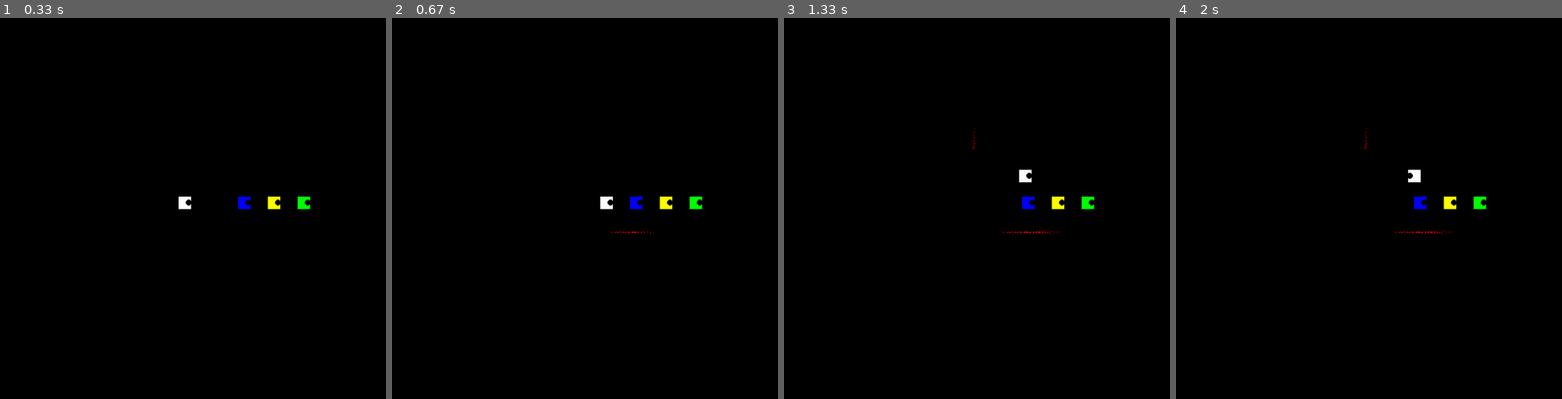
Above: before the commit, frames 1-4 (left to right).
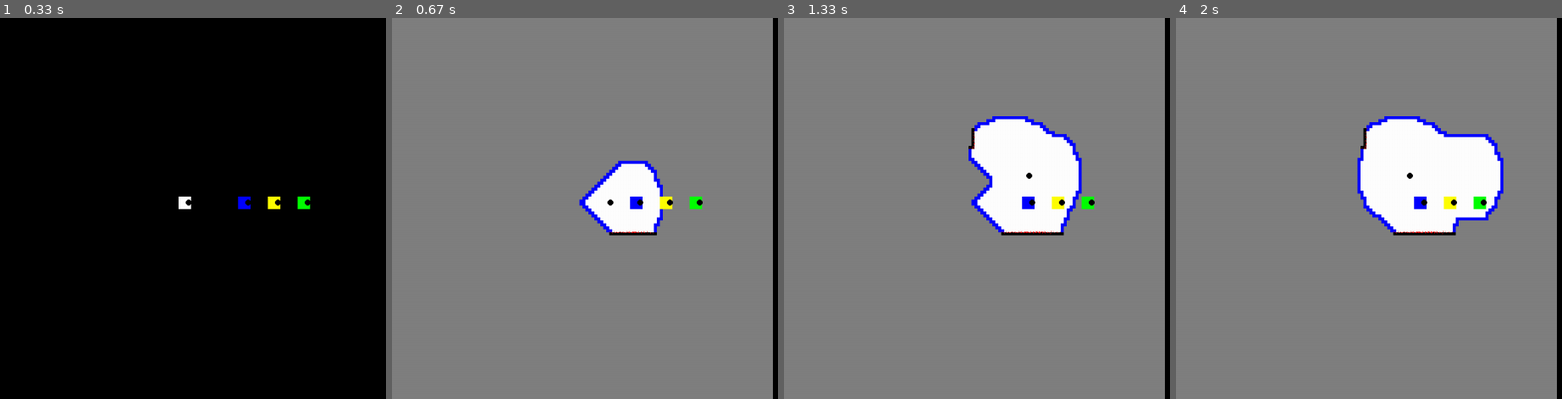
Above: after the commit, the same moments.

Repository: LuisPeMoraRod/drones_exploration_sim
Game: pygame game, started from src/simulation/main.py
Two runs of this game, one before a commit and one after it. Both use one fixed random seed, a clock stepped at 60 frames per second and the inputs below.
Inputs:
- Up to frame 1 (0.33 s): no input
- Up to frame 2 (0.67 s): hold Right from 0.33 s (still down)
- Up to frame 3 (1.33 s): release Right at 0.8 s; hold Up 0.83-1.13 s; hold Right from 1.17 s (still down)
- Up to frame 4 (2 s): release Right at 1.63 s; hold Left from 1.67 s (still down)

Frame 1 is identical in both runs. In frame 2, 98% of the frame differs, in the area x 0-99%, y 0-100%; in frame 3, 98%; in frame 4, 98%.

Commit message:
refactor(grid): implement grid as numpy array instead of normal list

Diff:
--- a/src/simulation/constants.py
+++ b/src/simulation/constants.py
@@ -37,11 +37,11 @@
 
 # Grid cell values
 GRID_VALUES: dict = {
-    "UNKNOWN": 0,
-    "FREE": 1,
-    "OBSTACLE": 2,
-    "FRONTIER": 3,
-    "GOAL": 4,
+    "UNKNOWN": -1,
+    "FREE": 0,
+    "OBSTACLE": 1,
+    "FRONTIER": 2,
+    "GOAL": 3,
 }
 
 GRID_CELL_DIMENTIONS: tuple = (5, 5)
--- a/src/simulation/map.py
+++ b/src/simulation/map.py
@@ -1,6 +1,7 @@
 import math
 import pygame
-from constants import COLORS, GRID_CELL_DIMENTIONS
+from constants import COLORS, GRID_CELL_DIMENTIONS, GRID_VALUES
+import numpy as np
 
 
 class Map:
@@ -48,33 +49,35 @@
         for point in self.pointsCloud:
             self.resultMap.set_at(point, COLORS["RED"])
 
-    def showGrid(self, grid: list) -> None:
+    def showGrid(self, grid: np.array) -> None:
         """
         Display the grid on the map.
 
         The grid is a 2D list containing the value of every cell.
-        If the value is 0, the cell is unknown and the color is gray.
-        If the value is 1, the cell is free and the color is white.
-        If the value is 2, the cell is an obstacle and the color is black.
-        If the value is 3, the cell is a frontier and the color is green.
-        If the value is 4, the cell is the goal and the color is blue.
+        If the value of the cell is UNKNOWN, the color is gray.
+        If the value of the cell is FREE, the color is white.
+        If the value of the cell is OBSTACLE, the color is black.
+        If the value of the cell is FRONTIER, the color is blue.
+        If the value of the cell is GOAL, the color is green.
 
         The position of the grid cell is the top left corner of the cell which is a 5 x 5 square.
         """
-        for i in range(len(grid)):
-            for j in range(len(grid[i])):
-                x = j * GRID_CELL_DIMENTIONS[0]
-                y = i * GRID_CELL_DIMENTIONS[1]
-                cell = grid[i][j]
-                if cell == 0:
+        for i in range(grid.shape[0]):
+            for j in range(grid.shape[1]):
+                x = i * GRID_CELL_DIMENTIONS[0]
+                y = j * GRID_CELL_DIMENTIONS[1]
+
+                cell = grid[i, j]
+
+                if cell == GRID_VALUES["UNKNOWN"]:
                     color = COLORS["GRAY"]
-                elif cell == 1:
+                elif cell == GRID_VALUES["FREE"]:
                     color = COLORS["WHITE"]
-                elif cell == 2:
+                elif cell == GRID_VALUES["OBSTACLE"]:
                     color = COLORS["BLACK"]
-                elif cell == 3:
+                elif cell == GRID_VALUES["FRONTIER"]:
                     color = COLORS["BLUE"]
-                elif cell == 4:
+                elif cell == GRID_VALUES["GOAL"]:
                     color = COLORS["RED"]
                 pygame.draw.rect(
                     self.resultMap,
--- a/src/simulation/occupancy_grid.py
+++ b/src/simulation/occupancy_grid.py
@@ -2,6 +2,8 @@
 from constants import GRID_CELL_DIMENTIONS, GRID_VALUES
 from collections import deque
 from map import Map
+import numpy as np
+from scipy.ndimage import convolve
 
 
 class OccupancyGrid:
@@ -50,7 +52,7 @@
             for j in range(0, map.get_width(), GRID_CELL_DIMENTIONS[0]):
                 row.append(GRID_VALUES["UNKNOWN"])
             grid.append(row)
-        return grid
+        return np.array(grid)
 
     def breadthFirstSearch(self, start: list) -> None:
         """
@@ -71,11 +73,11 @@
         while len(flood_fill) > 0:
             current = flood_fill.popleft()  # get the first element of the queue
             if self.isFrontier(current):  # handle frontier cell
-                self.grid[current[1]][current[0]] = GRID_VALUES["FRONTIER"]
+                self.grid[current[0], current[1]] = GRID_VALUES["FRONTIER"]
             for neighbor in self.getNeighbors(current):
                 if neighbor not in reached:
                     if (
-                        self.grid[neighbor[1]][neighbor[0]] == GRID_VALUES["FREE"]
+                        self.grid[neighbor[0], neighbor[1]] == GRID_VALUES["FREE"]
                     ):  # only add free cells to the queue
                         reached.add(neighbor)
                         flood_fill.append(neighbor)
@@ -91,7 +93,12 @@
                     continue
                 x = cell[0] + i
                 y = cell[1] + j
-                if x >= 0 and x < len(self.grid[0]) and y >= 0 and y < len(self.grid):
+                if (
+                    x >= 0
+                    and x < self.grid.shape[0]
+                    and y >= 0
+                    and y < self.grid.shape[1]
+                ):
                     neighbors.append((x, y))
         return neighbors
 
@@ -100,6 +107,32 @@
         Check if a cell is a frontier
         """
         for neighbor in self.getNeighbors(cell):
-            if self.grid[neighbor[1]][neighbor[0]] == GRID_VALUES["UNKNOWN"]:
+            if self.grid[neighbor[0], neighbor[1]] == GRID_VALUES["UNKNOWN"]:
                 return True
         return False
+
+    def findFrontiers(self) -> None:
+        """
+        Find the frontiers of the occupancy grid
+        """
+        frontiers = self.convolution()
+        print(frontiers)
+
+    def convolution(self) -> np.ndarray:
+        """
+        Apply a convolution filter to the grid to find the frontiers
+        """
+        # Define a 3x3 kernel to identify adjacent cells
+        kernel = np.array([[1, 1, 1], [1, 0, 1], [1, 1, 1]])
+
+        # Create a mask for unknown cells
+        unknown_cells = (self.grid == -1).astype(int)
+
+        # Create a mask for free cells
+        free_cells = (self.grid == 0).astype(int)
+
+        # Convolve to find unknown cells adjacent to free cells
+        adjacent_free = convolve(free_cells, kernel, mode="constant", cval=0)
+        frontiers = unknown_cells & (adjacent_free > 0)
+
+        return frontiers
--- a/src/simulation/robot.py
+++ b/src/simulation/robot.py
@@ -71,9 +71,11 @@
         data = self.laser.sense()
         self.grid.setGrid(self.laser.grid)
         self.grid.breadthFirstSearch(self.position)  # find the frontiers
-        # self.environment.showGrid(
-        #     self.grid.getGrid()
-        # )  # Display the exploration grid on the map
+        # debugging find frontiers
+        # self.grid.findFrontiers()
+        self.environment.showGrid(
+            self.grid.getGrid()
+        )  # Display the exploration grid on the map
         self.environment.storeData(data)  # Update the map with the sensor data
 
     def draw(self, surface: pygame.Surface):
--- a/src/simulation/sensors.py
+++ b/src/simulation/sensors.py
@@ -13,7 +13,7 @@
         speed: int,
         x: int,
         y: int,
-        grid: list,
+        grid: np.array,
         direction: int = DIRECTIONS["RIGHT"],
     ) -> None:
         self.range = range
@@ -77,9 +77,9 @@
         """
         Update the value of the cell in the grid.
         """
-        i = y // 5
-        j = x // 5
-        self.grid[i][j] = value
+        i = x // 5
+        j = y // 5
+        self.grid[i, j] = value
 
     def euclideanDistance(self, obstaclePosition: tuple) -> float:
         """
